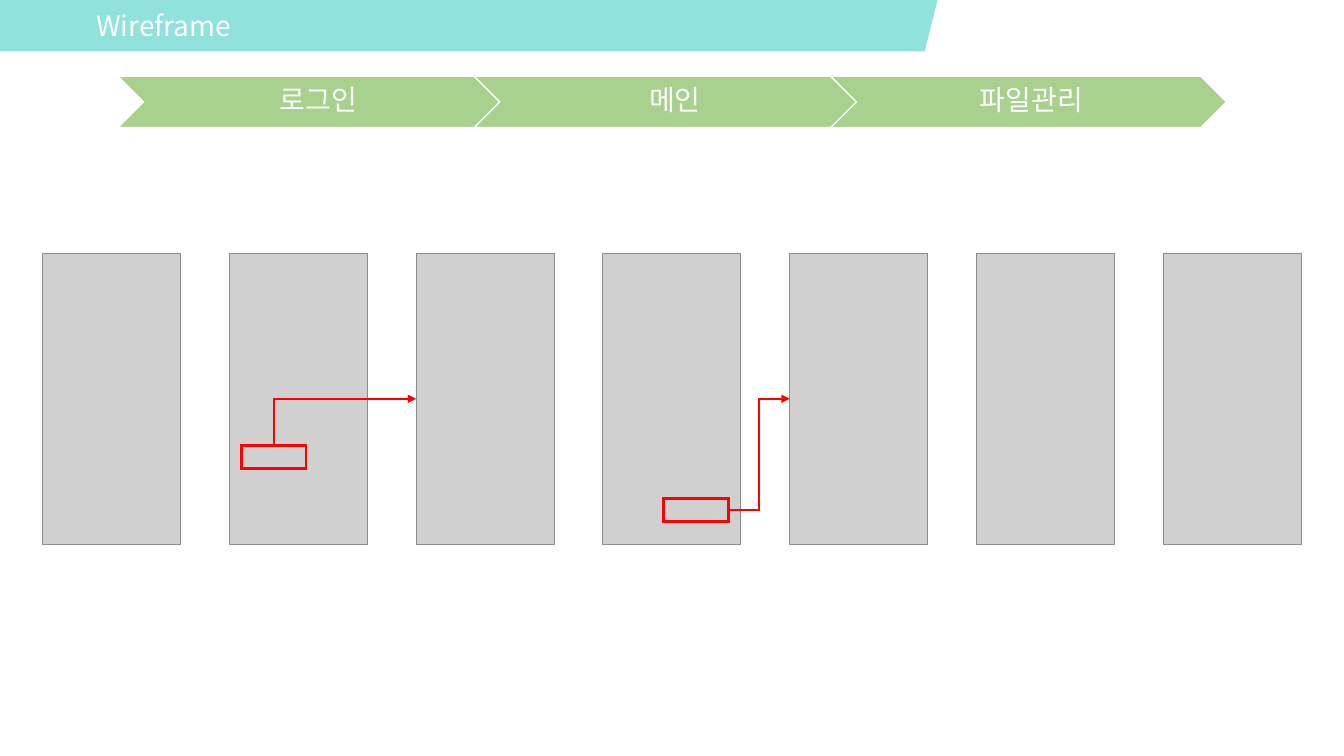
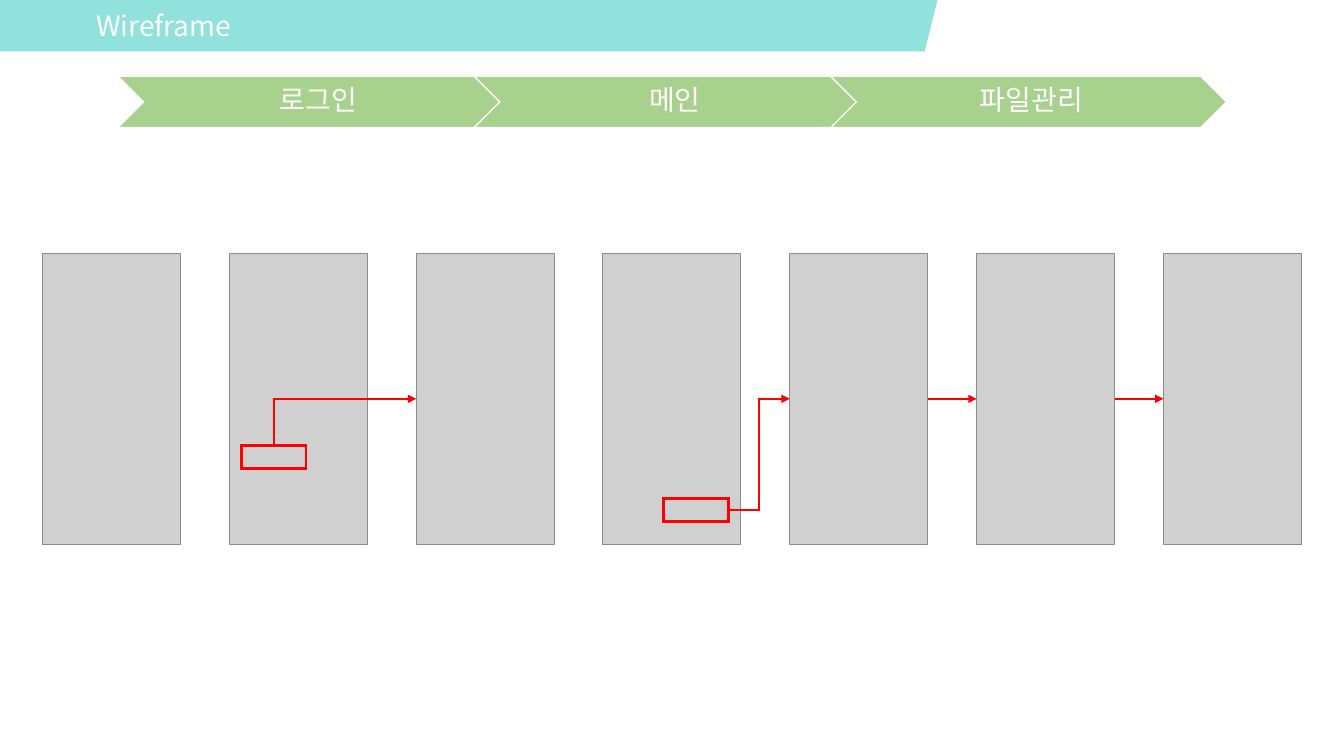
Before and after one commit to kang-seongbeom/Easy-Application, a slide deck: slide 6 of TaskFlow.pptx. Drawn at 1344x756 pixels with LibreOffice and Linux fonts; fonts in the diff are those of the drawing; grey boxes stand for pictures. Boxes give left, top, right and bottom in pixels: in the first picture for what was removed or moved away, otherwise in the second. Text is boxed around its words. In the diff, an @@ line names an element or a change of style, - is before the commit and + after.

```diff
--- a/TaskFlow.pptx
+++ b/TaskFlow.pptx
@@ arrow added from (928, 399) to (977, 399), #FF0000 1.5 pt @@
@@ arrow added from (1115, 399) to (1164, 399), #FF0000 1.5 pt @@
```
Also in this commit, not shown: 1 other slide changed, 1 slide added.
